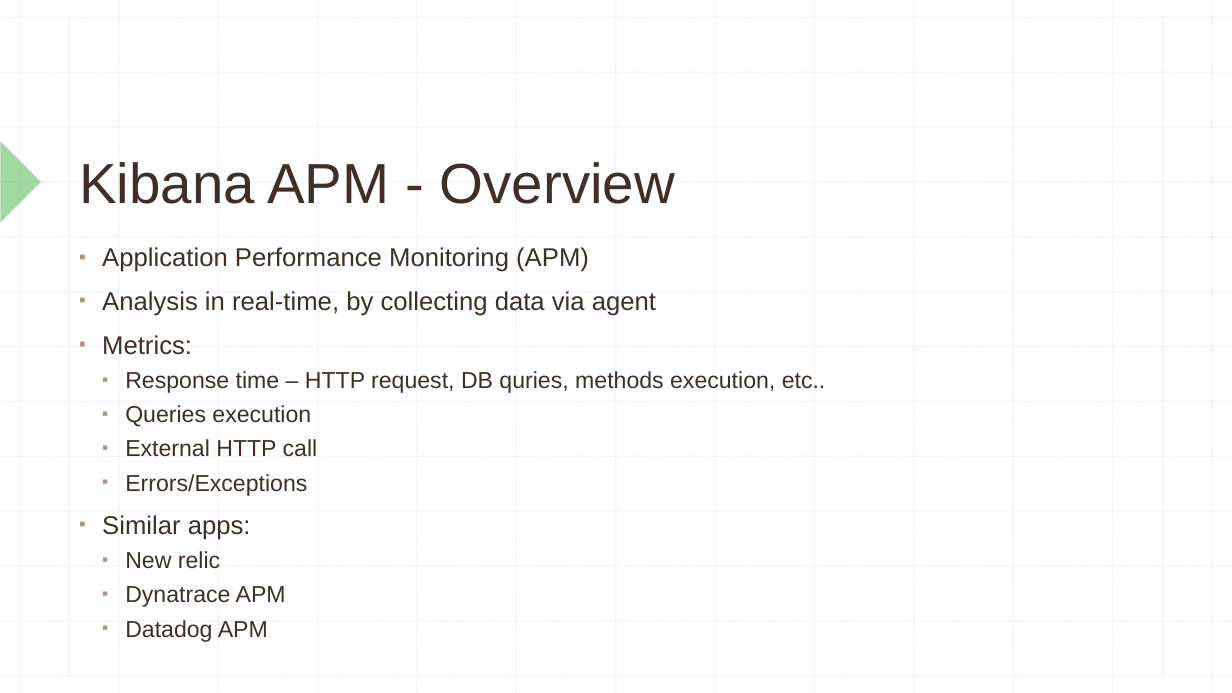
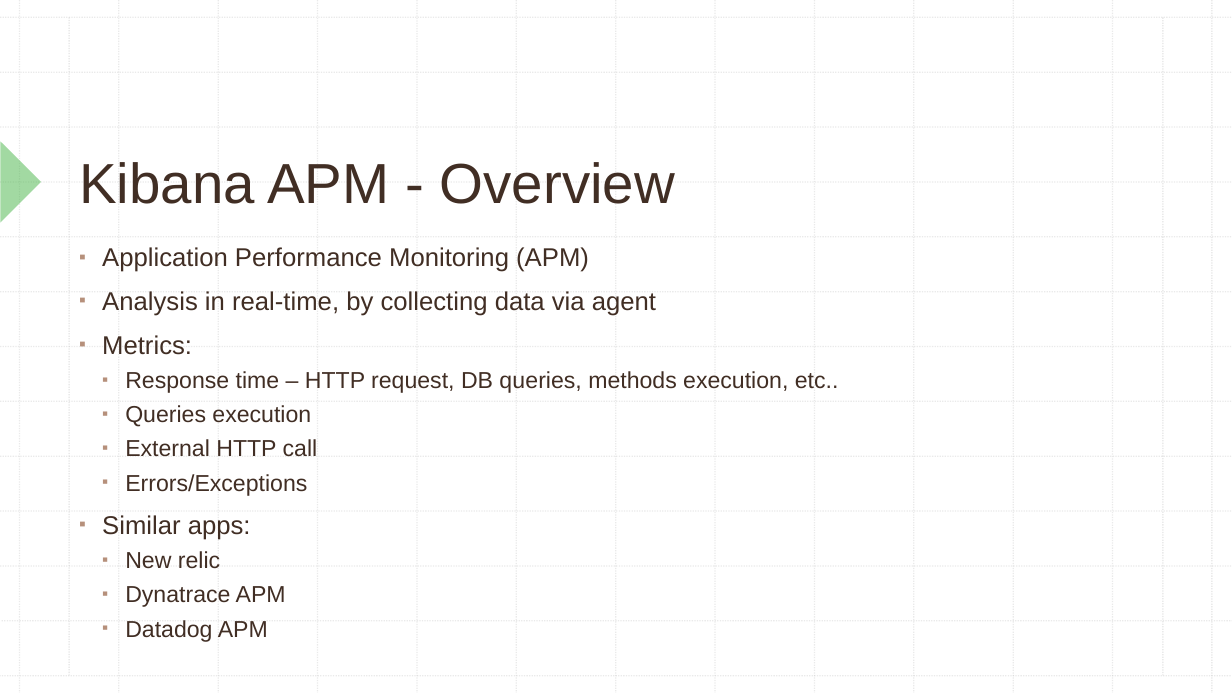
Before and after one commit to viniciustoni/kibana-apm-meetup, a slide deck: slide 3 of Kibana APM.pptx. Drawn at 1232x693 pixels with LibreOffice and Linux fonts; fonts in the diff are those of the drawing. Boxes give left, top, right and bottom in pixels: in the first picture for what was removed or moved away, otherwise in the second. Text is boxed around its words. In the diff, an @@ line names an element or a change of style, - is before the commit and + after.

```diff
--- a/Kibana APM.pptx
+++ b/Kibana APM.pptx
@@ text at (x1=125, y1=371, x2=839, y2=393): text changed @@
-  ▪ Response time – HTTP request, DB quries, methods execution, etc..
+  ▪ Response time – HTTP request, DB queries, methods execution, etc..
```
Also in this commit, not shown: 4 other slides changed, 6 slides removed, 1 other file.
